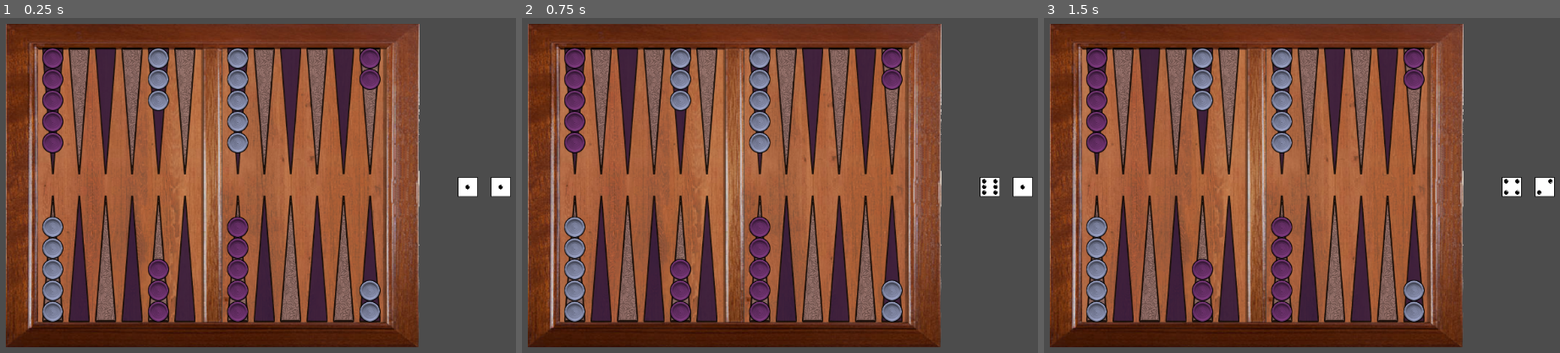
Above: before the commit, frames 1-3 (left to right).
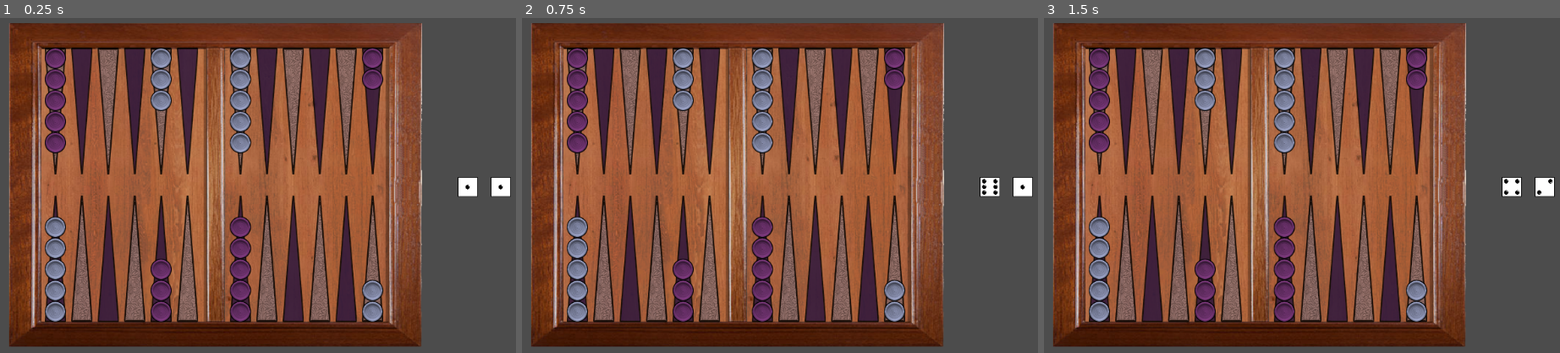
Above: after the commit, the same moments.

Repository: 2BytesGoat/godot-backgammon
Game: Godot game, scene res://Main.tscn
Two runs of this game, one before a commit and one after it. Both use one fixed random seed, a clock stepped at 60 frames per second and the inputs below.
Inputs (mouse positions are in pixels of both pictures, inside the frame that each line leads up to):
- Up to frame 1 (0.25 s): no input
- Up to frame 2 (0.75 s): tap Enter at 0.5 s; move the mouse to (1007, 185) at 0.52 s; press the mouse at (1007, 185) at 0.53 s
- Up to frame 3 (1.5 s): move the mouse to (1111, 208) at 1.27 s; release the mouse at (1111, 208) at 1.28 s; click (1111, 208) at 1.35 s

The runs differ from the first frame. In frame 1, 33% of the frame differs, in the area x 1-82%, y 1-99%; in frame 2, 33%; in frame 3, 33%.

Commit message:
Updated tileset to facilitate highlighting

Diff:
--- a/godot3/Board.tscn
+++ b/godot3/Board.tscn
@@ -14,21 +14,21 @@
 
 [node name="TextureRect" type="TextureRect" parent="."]
 modulate = Color( 0.894118, 0.894118, 0.894118, 1 )
-margin_left = -55.0
-margin_top = -4.0
-margin_right = 571.0
-margin_bottom = 486.0
+margin_left = -50.0
+margin_top = -5.0
+margin_right = 575.0
+margin_bottom = 485.0
 texture = ExtResource( 4 )
 expand = true
 
 [node name="BoardPattern" type="TileMap" parent="."]
 tile_set = ExtResource( 2 )
-cell_size = Vector2( 20, 32 )
+cell_size = Vector2( 40, 32 )
 format = 1
-tile_data = PoolIntArray( 65536, 3, 0, 65538, 1, 0, 65540, 3, 0, 65542, 1, 0, 65544, 3, 0, 65546, 1, 0, 65550, 3, 0, 65552, 1, 0, 65554, 3, 0, 65556, 1, 0, 65558, 3, 0, 65560, 1, 0, 524288, 0, 0, 524290, 2, 0, 524292, 0, 0, 524294, 2, 0, 524296, 0, 0, 524298, 2, 0, 524302, 0, 0, 524304, 2, 0, 524306, 0, 0, 524308, 2, 0, 524310, 0, 0, 524312, 2, 0 )
+tile_data = PoolIntArray( 65536, 1, 0, 65537, 3, 0, 65538, 1, 0, 65539, 3, 0, 65540, 1, 0, 65541, 3, 0, 65543, 1, 0, 65544, 3, 0, 65545, 1, 0, 65546, 3, 0, 65547, 1, 0, 65548, 3, 0, 851968, 2, 0, 851969, 0, 0, 851970, 2, 0, 851971, 0, 0, 851972, 2, 0, 851973, 0, 0, 851975, 2, 0, 851976, 0, 0, 851977, 2, 0, 851978, 0, 0, 851979, 2, 0, 851980, 0, 0 )
 
 [node name="Checkers" type="TileMap" parent="."]
-position = Vector2( -4, 32 )
+position = Vector2( 0, 32 )
 tile_set = ExtResource( 1 )
 cell_size = Vector2( 40, 32 )
 centered_textures = true
--- a/godot3/static/patterns-tileset.tres
+++ b/godot3/static/patterns-tileset.tres
@@ -6,7 +6,7 @@
 [resource]
 0/name = "pos_dark_up"
 0/texture = ExtResource( 1 )
-0/tex_offset = Vector2( 0, 0 )
+0/tex_offset = Vector2( 4, -160 )
 0/modulate = Color( 0.588235, 0.470588, 0.470588, 0.831373 )
 0/region = Rect2( 0, 0, 32, 192 )
 0/tile_mode = 0
@@ -15,12 +15,18 @@
 0/shape_offset = Vector2( 0, 0 )
 0/shape_transform = Transform2D( 1, 0, 0, 1, 0, 0 )
 0/shape_one_way = false
-0/shape_one_way_margin = 0.0
-0/shapes = [  ]
+0/shape_one_way_margin = 1.0
+0/shapes = [ {
+"autotile_coord": Vector2( 0, 0 ),
+"one_way": false,
+"one_way_margin": 1.0,
+"shape": null,
+"shape_transform": Transform2D( 1, 0, 0, 1, 0, 0 )
+} ]
 0/z_index = 0
 1/name = "pos_dark_down"
 1/texture = ExtResource( 1 )
-1/tex_offset = Vector2( 0, 0 )
+1/tex_offset = Vector2( 4, 0 )
 1/modulate = Color( 0.588235, 0.470588, 0.470588, 0.831373 )
 1/region = Rect2( 32, 0, 32, 192 )
 1/tile_mode = 0
@@ -34,7 +40,7 @@
 1/z_index = 0
 2/name = "pos_light_up"
 2/texture = ExtResource( 2 )
-2/tex_offset = Vector2( 0, 0 )
+2/tex_offset = Vector2( 4, -160 )
 2/modulate = Color( 0.164706, 0.0784314, 0.235294, 0.831373 )
 2/region = Rect2( 0, 0, 32, 192 )
 2/tile_mode = 0
@@ -48,7 +54,7 @@
 2/z_index = 0
 3/name = "pos_light_down"
 3/texture = ExtResource( 2 )
-3/tex_offset = Vector2( 0, 0 )
+3/tex_offset = Vector2( 4, 0 )
 3/modulate = Color( 0.164706, 0.0784314, 0.235294, 0.831373 )
 3/region = Rect2( 32, 0, 32, 192 )
 3/tile_mode = 0
Not shown, changed: README.md
